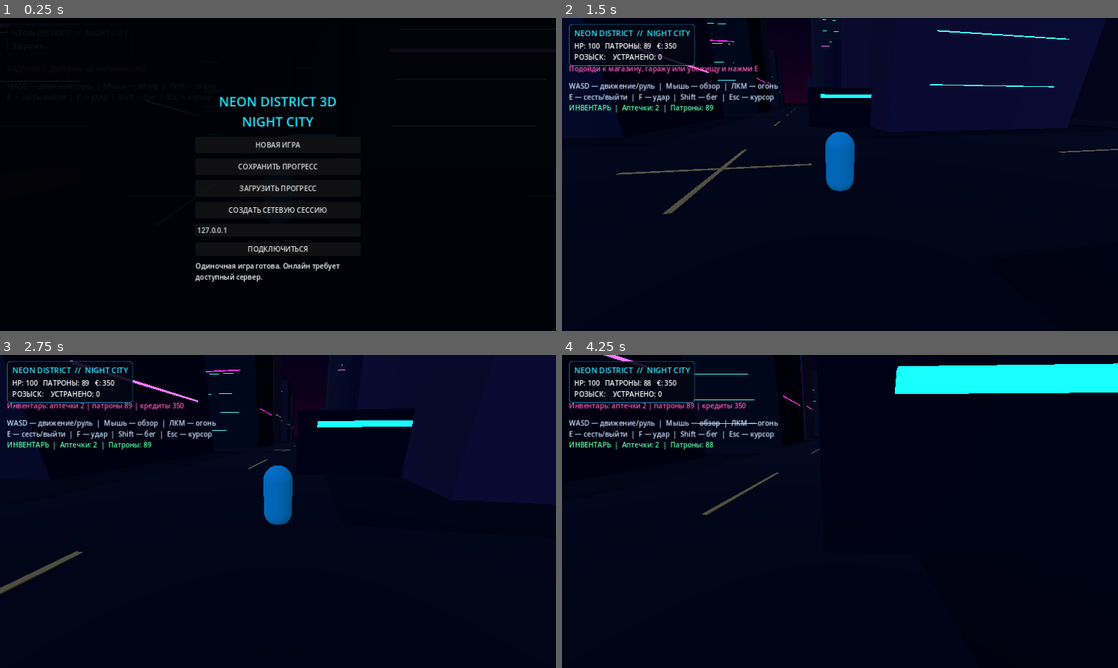
Above: before the commit, frames 1-4 (two rows, left to right).
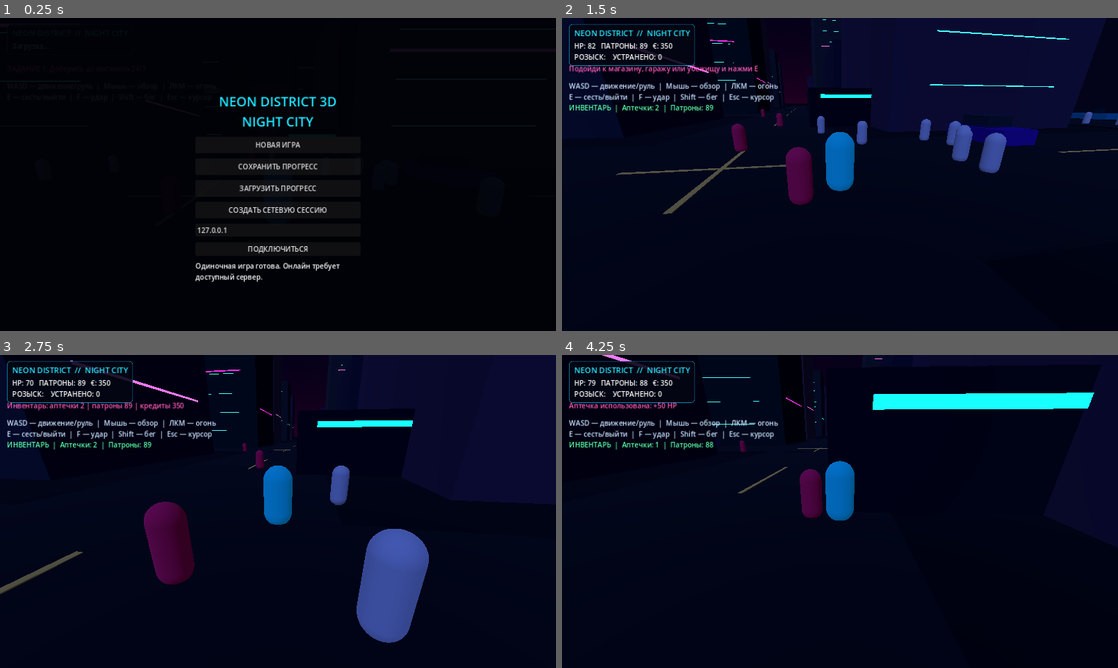
Above: after the commit, the same moments.

Repository: Samdi0/NeonDistrict3D
Game: Godot game, scene res://main.tscn
Same seed, same stepped clock (60 frames per second), same inputs: the game is played once before the commit and once after it.
Inputs (mouse positions are in pixels of both pictures, inside the frame that each line leads up to):
- Up to frame 1 (0.25 s): no input
- Up to frame 2 (1.5 s): click "НОВАЯ ИГРА" at 0.5 s; tap Enter at 1.25 s; move the mouse to (867, 174) at 1.27 s; hold W (move_forward) from 1.28 s (still down); tap E at 1.35 s; click (867, 174) at 1.42 s
- Up to frame 3 (2.75 s): keep holding W (move_forward); move the mouse to (250, 511) at 2.02 s; tap I at 2.1 s
- Up to frame 4 (4.25 s): keep holding W (move_forward); move the mouse to (851, 505) at 2.77 s; tap H at 2.85 s; move the mouse to (834, 517) at 3.52 s; tap F at 3.6 s; click (834, 517) at 3.67 s

The runs differ from the first frame. In frame 2, 3.2% of the frame differs, in the area x 4-100%, y 8-60%; in frame 3, 6.0%; in frame 4, 8.3%, in the area x 1-100%, y 0-53%.

Commit message:
Fix gameplay controls, nearby NPCs and building collisions

Diff:
--- a/scripts/main.gd
+++ b/scripts/main.gd
@@ -98,7 +98,7 @@
             var w := randf_range(17.0, 26.0)
             var d := randf_range(17.0, 26.0)
             var base_color := Color.from_hsv(randf_range(0.56, 0.78), randf_range(0.25, 0.55), randf_range(0.16, 0.32))
-            _add_box(center + Vector3(0, h / 2.0, 0), Vector3(w, h, d), base_color)
+            _add_solid_box(center + Vector3(0, h / 2.0, 0), Vector3(w, h, d), base_color)
             var neon := [Color(0.05, 0.8, 1.0), Color(1.0, 0.08, 0.48), Color(0.5, 0.2, 1.0)].pick_random()
             _add_box(center + Vector3(0, h * 0.55, d / 2.0 + 0.04), Vector3(w * 0.72, 0.22, 0.08), neon, true)
             _add_box(center + Vector3(w / 2.0 + 0.04, h * 0.3, 0), Vector3(0.08, 0.2, d * 0.7), neon, true)
@@ -106,19 +106,33 @@
                 _add_box(center + Vector3(0, level * 4.0, d / 2.0 + 0.05), Vector3(w * 0.65, 0.08, 0.06), Color(0.12, 0.55, 0.8), true)
 
 func _spawn_cars() -> void:
+    # Cars are placed on nearby streets as well as farther city roads.
     for i in range(18):
-        var car = CharacterBody3D.new()
+        var car: CharacterBody3D = CharacterBody3D.new()
         car.set_script(CarScript)
-        car.position = Vector3(randf_range(-190, 190), 0.2, randf_range(-190, 190))
+        if i < 8:
+            var lane := [-42.0, 0.0, 42.0].pick_random()
+            if randf() < 0.5:
+                car.position = Vector3(lane + randf_range(-2.0, 2.0), 0.2, randf_range(-38.0, 38.0))
+            else:
+                car.position = Vector3(randf_range(-38.0, 38.0), 0.2, lane + randf_range(-2.0, 2.0))
+        else:
+            var road := randi_range(-5, 5) * 42.0
+            car.position = Vector3(road + randf_range(-2.0, 2.0), 0.2, randf_range(-190.0, 190.0))
         car.rotation.y = [0.0, PI / 2.0].pick_random()
         add_child(car)
 
 func _spawn_people() -> void:
+    # Keep a visible population near the starting area; the rest populate nearby blocks.
     for i in range(34):
-        var npc: Variant = CharacterBody3D.new()
+        var npc: CharacterBody3D = CharacterBody3D.new()
         npc.set_script(NPCScript)
-        npc.position = Vector3(randf_range(-190, 190), 0.1, randf_range(-190, 190))
-        npc.is_hostile = randf() < 0.25
+        if i < 18:
+            npc.position = Vector3(randf_range(-13.0, 13.0), 0.1, randf_range(-13.0, 13.0))
+        else:
+            var road := [-42.0, 0.0, 42.0].pick_random()
+            npc.position = Vector3(road + randf_range(-3.0, 3.0), 0.1, randf_range(-38.0, 38.0))
+        npc.is_hostile = randf() < 0.3
         add_child(npc)
 
 func _spawn_player() -> void:
@@ -198,7 +212,7 @@
     ]
     for place in locations:
         var pos: Vector3 = place.position
-        _add_box(pos + Vector3(0, 2, 0), Vector3(8, 4, 7), Color(0.035, 0.07, 0.13))
+        _add_solid_box(pos + Vector3(0, 2, 0), Vector3(8, 4, 7), Color(0.035, 0.07, 0.13))
         _add_box(pos + Vector3(0, 3.2, 3.56), Vector3(5.5, 0.35, 0.12), Color(0.05, 0.9, 1.0), true)
         var area := Area3D.new()
         area.name = str(place.name)
@@ -371,6 +385,17 @@
     var n := _box(pos, size, color, emissive)
     add_child(n)
 
+func _add_solid_box(pos: Vector3, size: Vector3, color: Color, emissive := false) -> void:
+    var body := StaticBody3D.new()
+    body.position = pos
+    body.add_child(_box(Vector3.ZERO, size, color, emissive))
+    var collision := CollisionShape3D.new()
+    var shape := BoxShape3D.new()
+    shape.size = size
+    collision.shape = shape
+    body.add_child(collision)
+    add_child(body)
+
 func _box(pos: Vector3, size: Vector3, color: Color, emissive := false) -> MeshInstance3D:
     var mesh := BoxMesh.new()
     mesh.size = size
